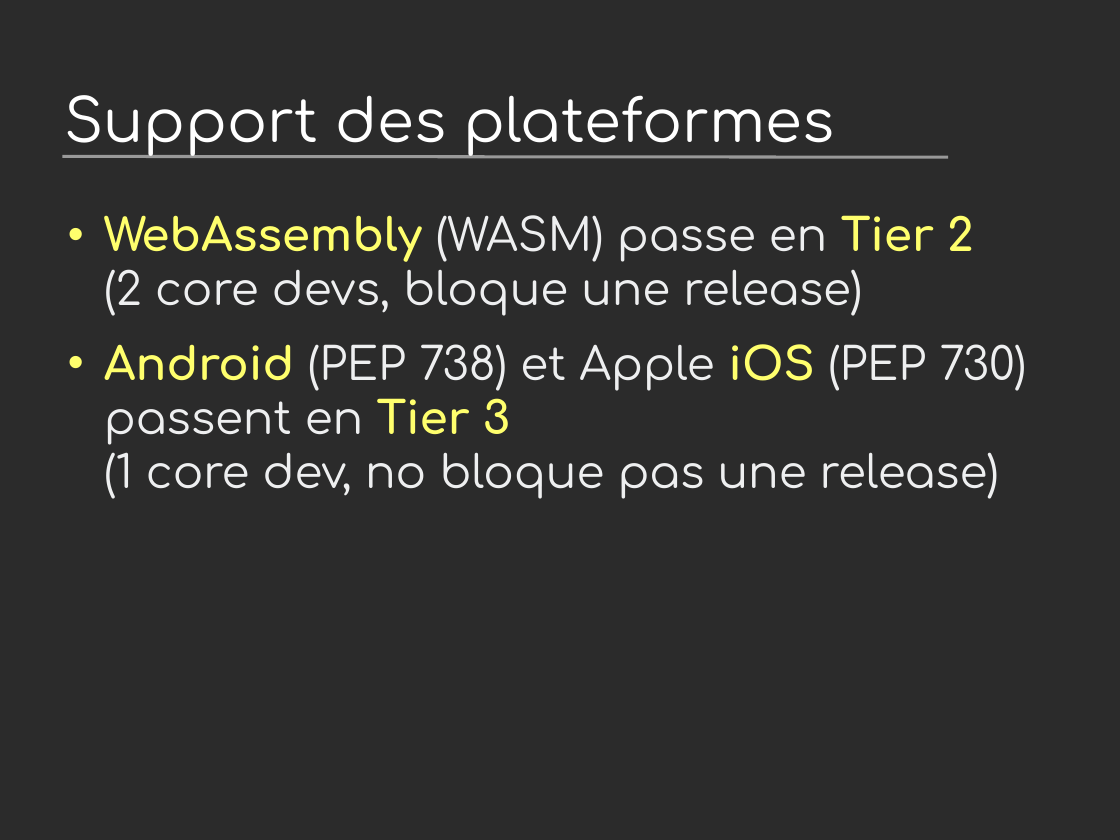
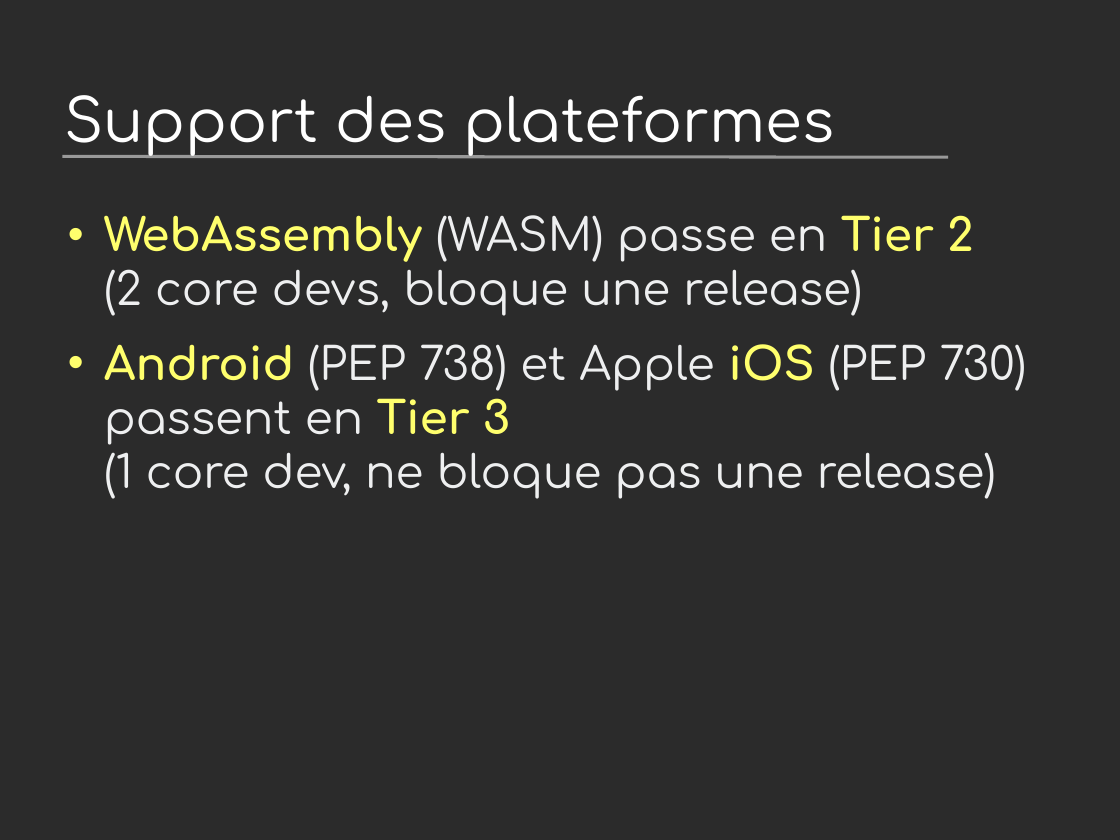
Before and after one commit to vstinner/talks, a slide deck: slide 25 of 2024-PyconFR/nouveautes_python3.13.odp (slide 21 before the commit). Drawn at 1120x840 pixels with LibreOffice and Linux fonts; fonts in the diff are those of the drawing; background and template pictures are left out; a plain dark background stands for a picture behind light text. Boxes give left, top, right and bottom in pixels: in the first picture for what was removed or moved away, otherwise in the second. Text is boxed around its words. In the diff, an @@ line names an element or a change of style, - is before the commit and + after.

```diff
--- a/2024-PyconFR/nouveautes_python3.13.odp
+++ b/2024-PyconFR/nouveautes_python3.13.odp
@@ text at [104, 344, 1026, 498]: text changed @@
-• Android (PEP 738) et Apple iOS (PEP 730) passent en Tier 3
-  (1 core dev, no bloque pas une release)
+• Android (PEP 738) et Apple iOS (PEP 730) passent en Tier 3
+  (1 core dev, ne bloque pas une release)
```
Also in this commit, not shown: 8 other slides changed, 6 slides added.
